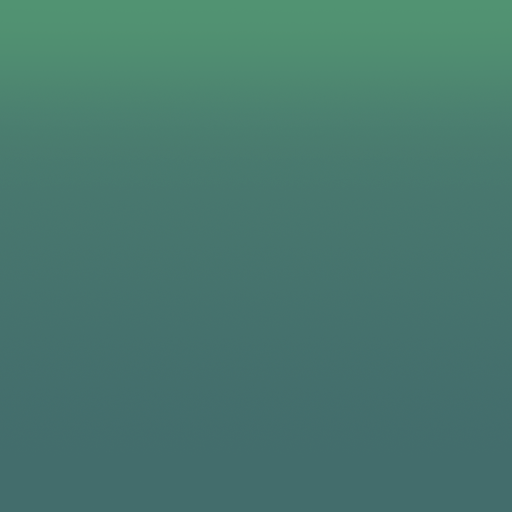
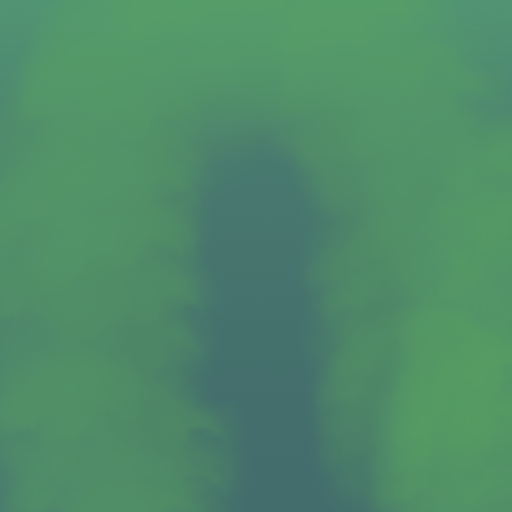
Two versions of the same layered image (512×512). Layer-by-layer changes:
painted on "Layer 1" over [0,0,512,512]
